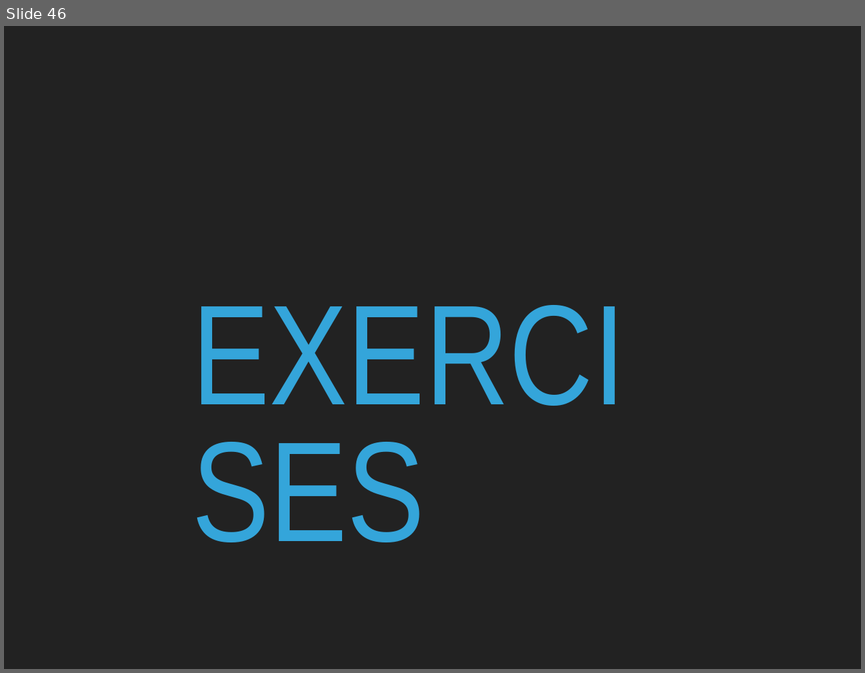
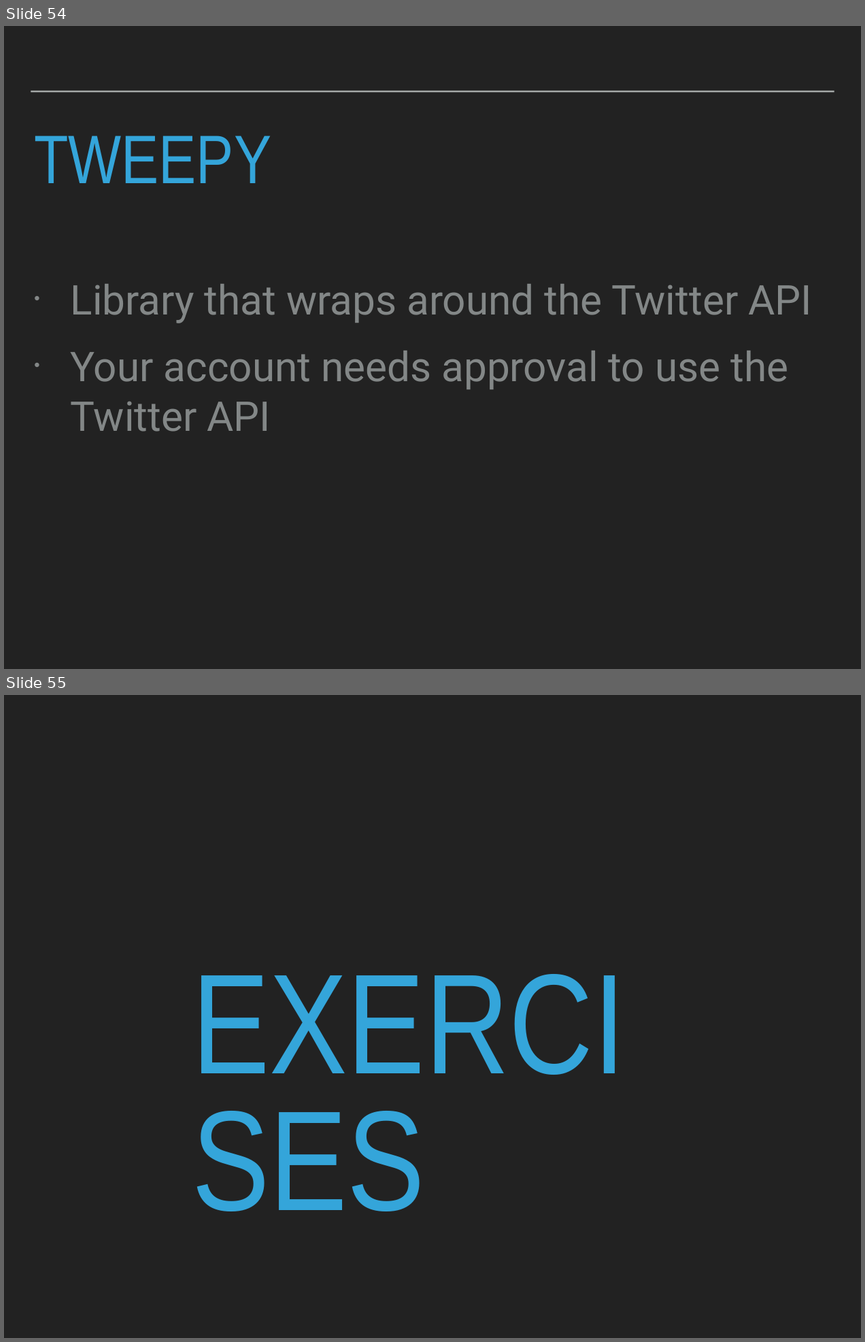
Before and after one commit to patricks1/noble-machine-learning, a slide deck: Session5/Session5_Slides.pptx. Shown one above the other, each under a label of ours: slide 46 before the commit, slides 54 and 55 after it. The pictures are 865x673 and 865x1342 pixels, drawn with LibreOffice and Linux fonts; fonts in the diff are those of the drawing. Boxes give left, top, right and bottom in pixels: in the first picture for what was removed or moved away, otherwise in the second. Text is boxed around its words. In the diff, an @@ line names an element or a change of style, - is before the commit and + after.

```diff
--- a/Session5/Session5_Slides.pptx
+++ b/Session5/Session5_Slides.pptx
@@ slide 54 added at (x1=4, y1=26, x2=861, y2=669), background #222222 @@
@@ line added from (31, 92) to (834, 92), #A6AAA9 2 pt @@
@@ title added at (x1=34, y1=135, x2=271, y2=183), 82 pt, text #34A5DA @@
+TWEEPY
@@ text added at (x1=71, y1=284, x2=812, y2=431), 49 pt, text #838787 @@
+• Library that wraps around the Twitter API
+• Your account needs approval to use the Twitter API
@@ what was slide 46 is now slide 55 @@
```
Also in this commit, not shown: 1 slide changed, 51 other slides added, 43 slides removed, 8 other files.
